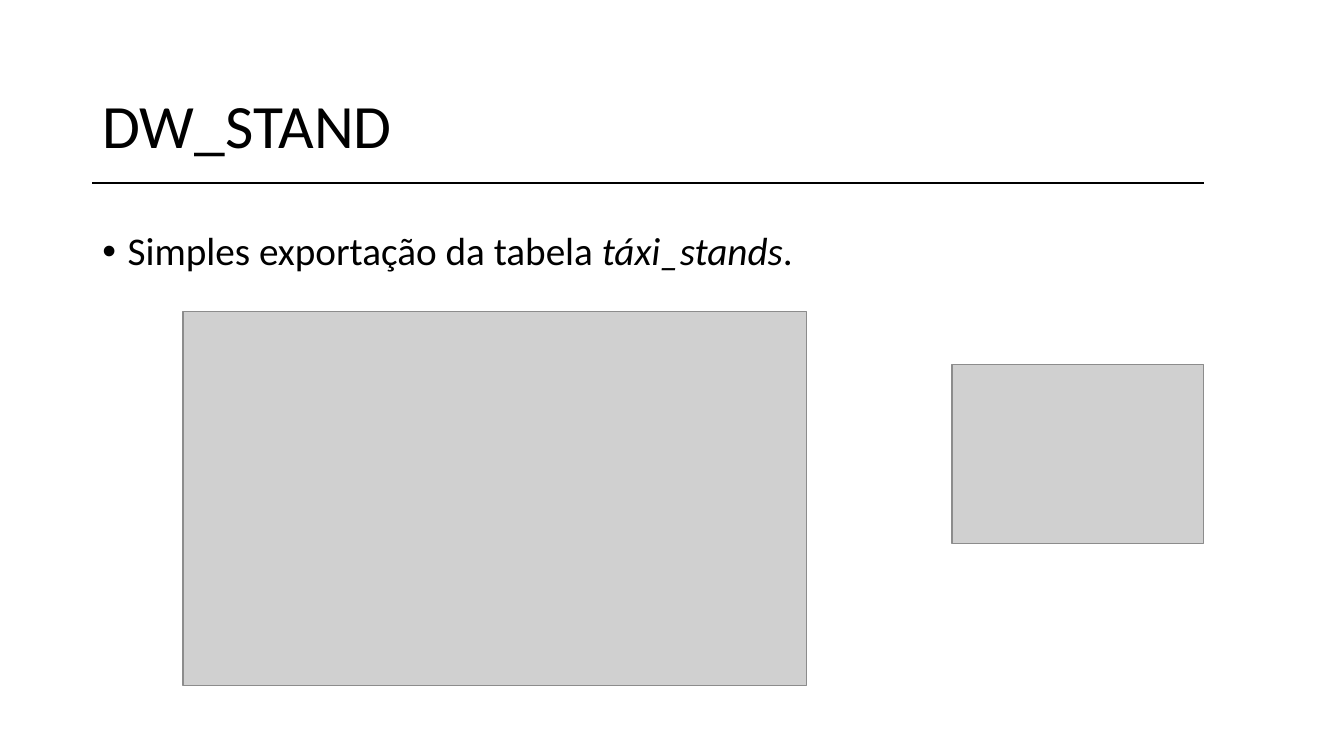
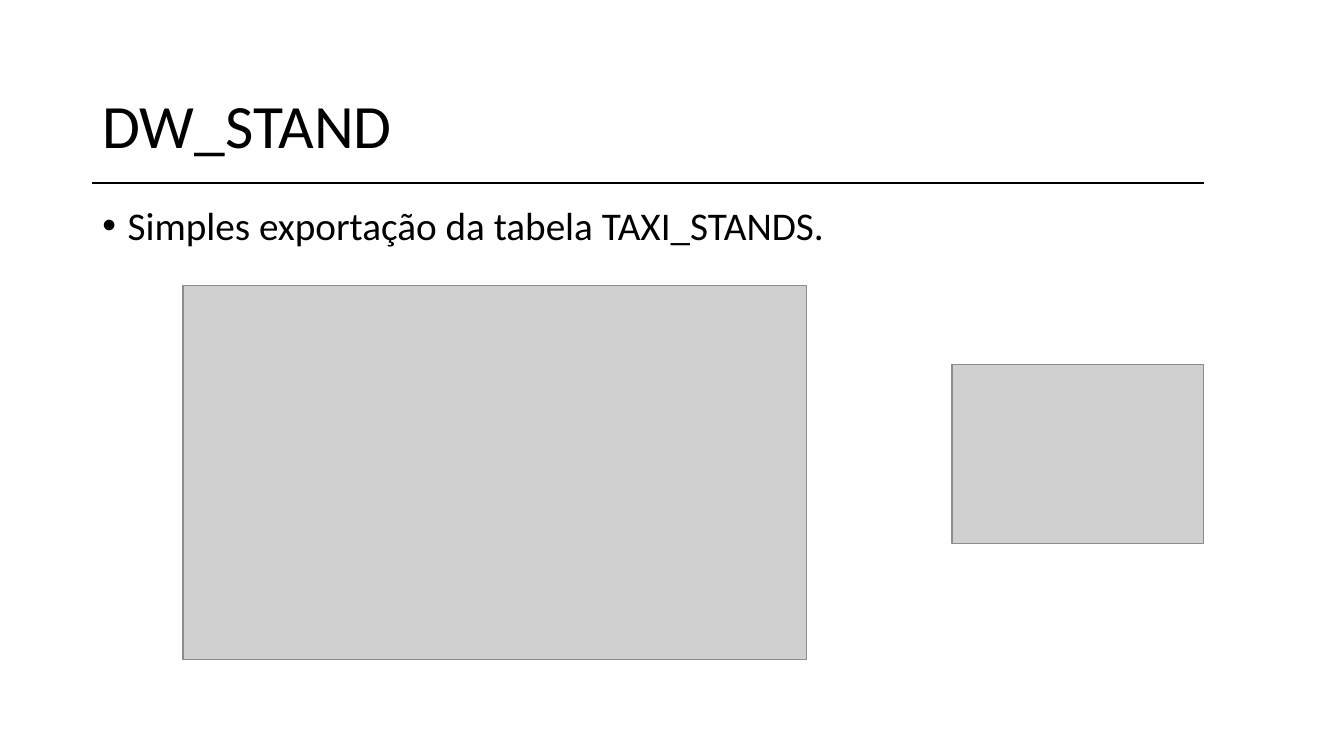
Before and after one commit to vanessa-silva/TABD-datawarehouse, a slide deck: slide 9 of Data-Warehouse.pptx. Drawn at 1344x756 pixels with LibreOffice and Linux fonts; fonts in the diff are those of the drawing; grey boxes stand for pictures; background and template pictures are left out. Boxes give left, top, right and bottom in pixels: in the first picture for what was removed or moved away, otherwise in the second. Text is boxed around its words. In the diff, an @@ line names an element or a change of style, - is before the commit and + after.

```diff
--- a/Data-Warehouse.pptx
+++ b/Data-Warehouse.pptx
@@ text at <box>128,212,824,247</box>: text changed @@
-• Simples exportação da tabela táxi_stands.
+• Simples exportação da tabela TAXI_STANDS.
@@ picture: place and size @@
-picture at <box>184,312,807,686</box>
+picture at <box>184,285,807,659</box>
```
Also in this commit, not shown: 11 other slides changed, 1 slide added, 1 slide removed, 4 other files.
